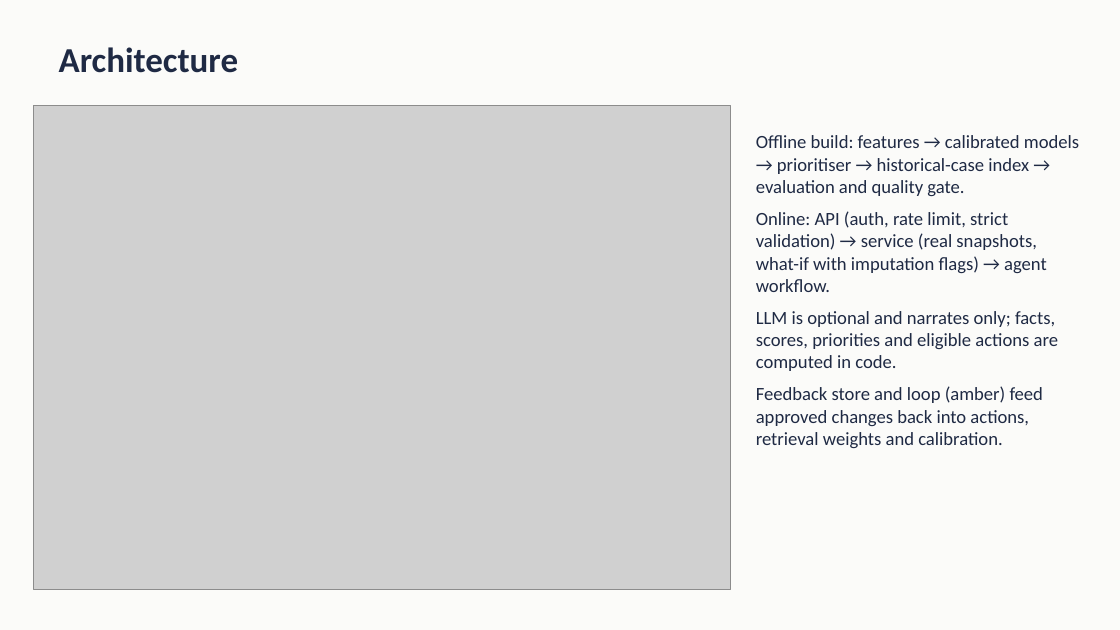
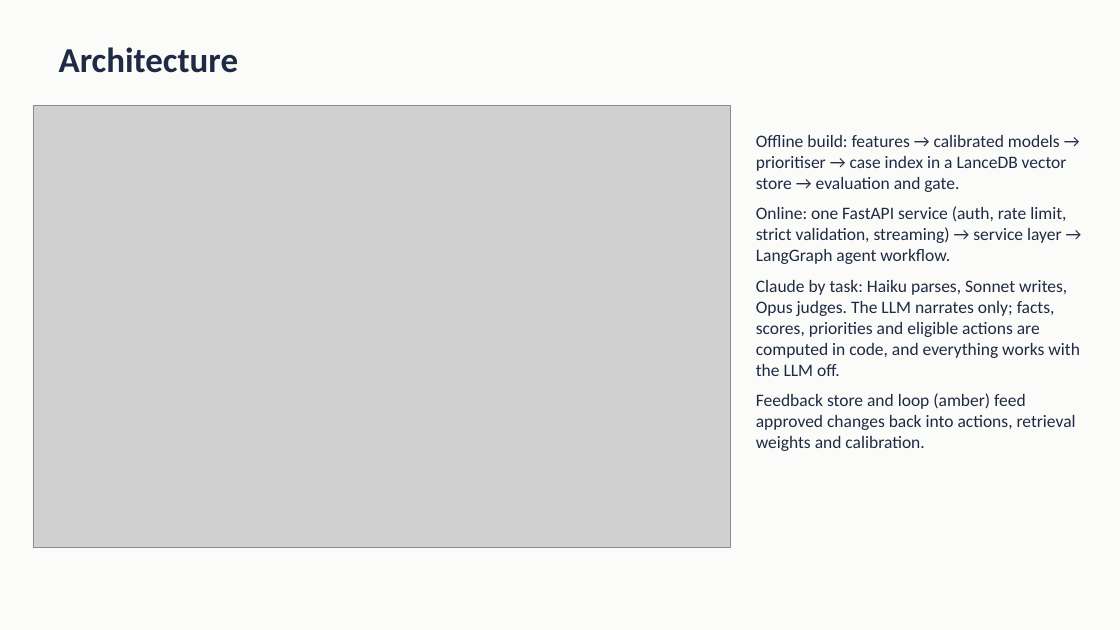
Before and after one commit to stealthynugget/student_success_assistant, a slide deck: slide 3 of docs/Student_Success_Assistant_10min.pptx. Drawn at 1120x630 pixels with LibreOffice and Linux fonts; fonts in the diff are those of the drawing; grey boxes stand for pictures. Boxes give left, top, right and bottom in pixels: in the first picture for what was removed or moved away, otherwise in the second. Text is boxed around its words. In the diff, an @@ line names an element or a change of style, - is before the commit and + after.

```diff
--- a/docs/Student_Success_Assistant_10min.pptx
+++ b/docs/Student_Success_Assistant_10min.pptx
@@ picture: place and size @@
-picture at box(34, 105, 731, 590)
+picture at box(34, 105, 731, 548)
@@ text at box(756, 135, 1080, 376): text changed; size 16 to 15 pt @@
-Offline build: features → calibrated models → prioritiser → historical-case index → evaluation and quality gate.
-Online: API (auth, rate limit, strict validation) → service (real snapshots, what-if with imputation flags) → agent workflow.
-LLM is optional and narrates only; facts, scores, priorities and eligible actions are computed in code.
+Offline build: features → calibrated models → prioritiser → case index in a LanceDB vector store → evaluation and gate.
+Online: one FastAPI service (auth, rate limit, strict validation, streaming) → service layer → LangGraph agent workflow.
+Claude by task: Haiku parses, Sonnet writes, Opus judges. The LLM narrates only; facts, scores, priorities and eligible actions are computed in code, and everything works with the LLM off.
@@ text at box(756, 393, 1076, 451): size 16 to 15 pt in "Feedback store and loop (amber) feed approved ..." @@
```
Also in this commit, not shown: 3 other slides changed, 2 slides added, 32 other files.
